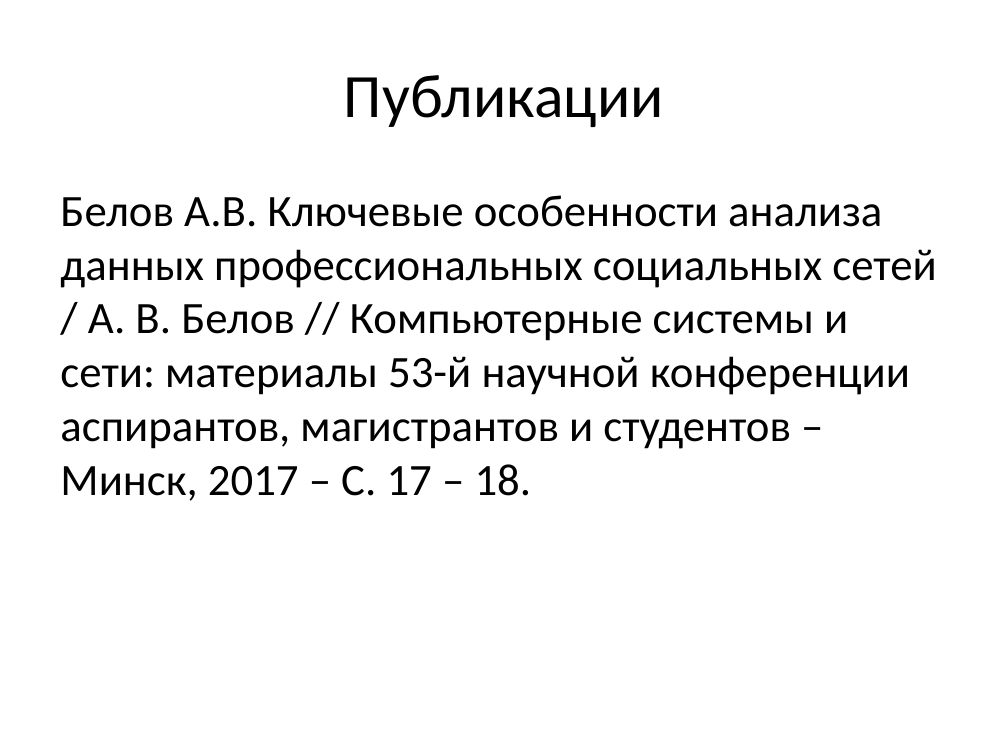
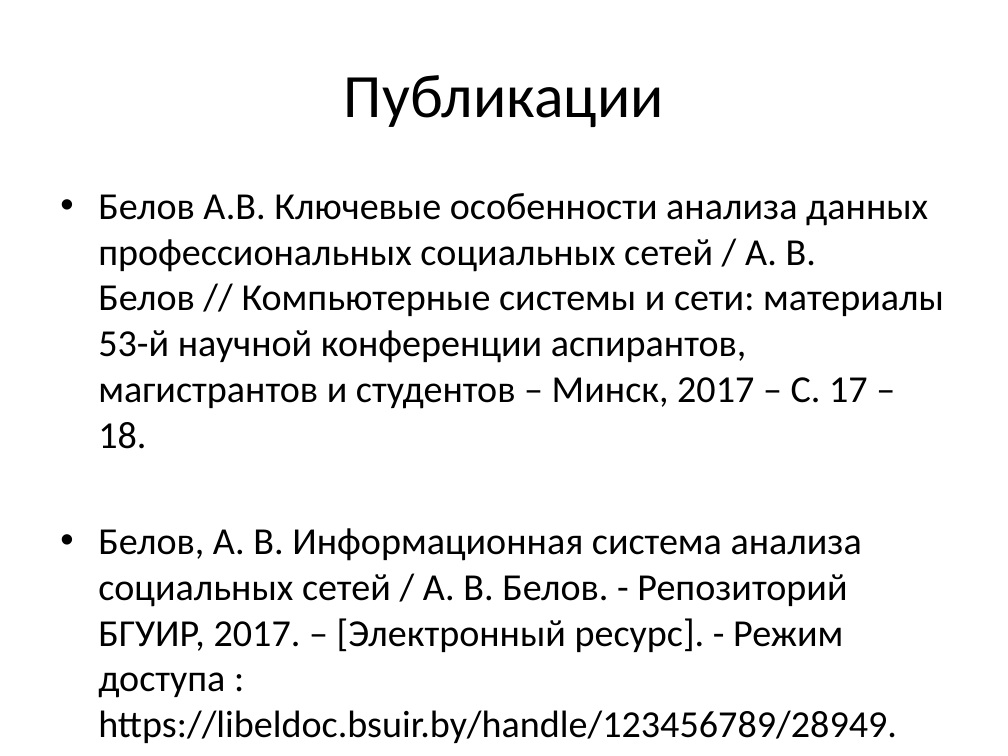
Before and after one commit to AlexBelov/master_thesis, a slide deck: slide 23 of Презентация.pptx. Drawn at 1008x756 pixels with LibreOffice and Linux fonts; fonts in the diff are those of the drawing. Boxes give left, top, right and bottom in pixels: in the first picture for what was removed or moved away, otherwise in the second. Text is boxed around its words. In the diff, an @@ line names an element or a change of style, - is before the commit and + after.

```diff
--- a/Презентация.pptx
+++ b/Презентация.pptx
@@ text at [98,193,944,449]: size 32 to 27.2 pt in "Белов А.В. Ключевые особенности анализа данных профессиональ ..."; bullet none to • @@
@@ text at [98,528,897,743]: paragraph added @@
+• Белов, А. В. Информационная система анализа социальных сетей / А. В. Белов. - Репозиторий БГУИР, 2017. – [Электронный ресурс]. - Режим доступа : https://libeldoc.bsuir.by/handle/123456789/28949.
```
Also in this commit, not shown: 5 other files.
